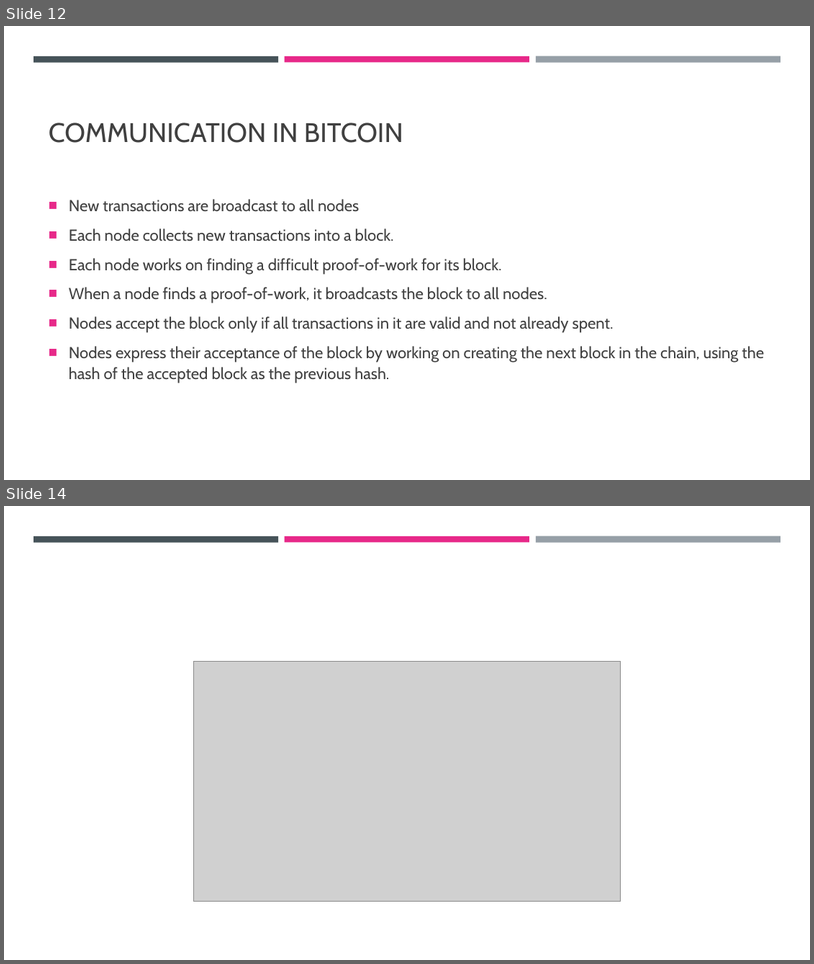
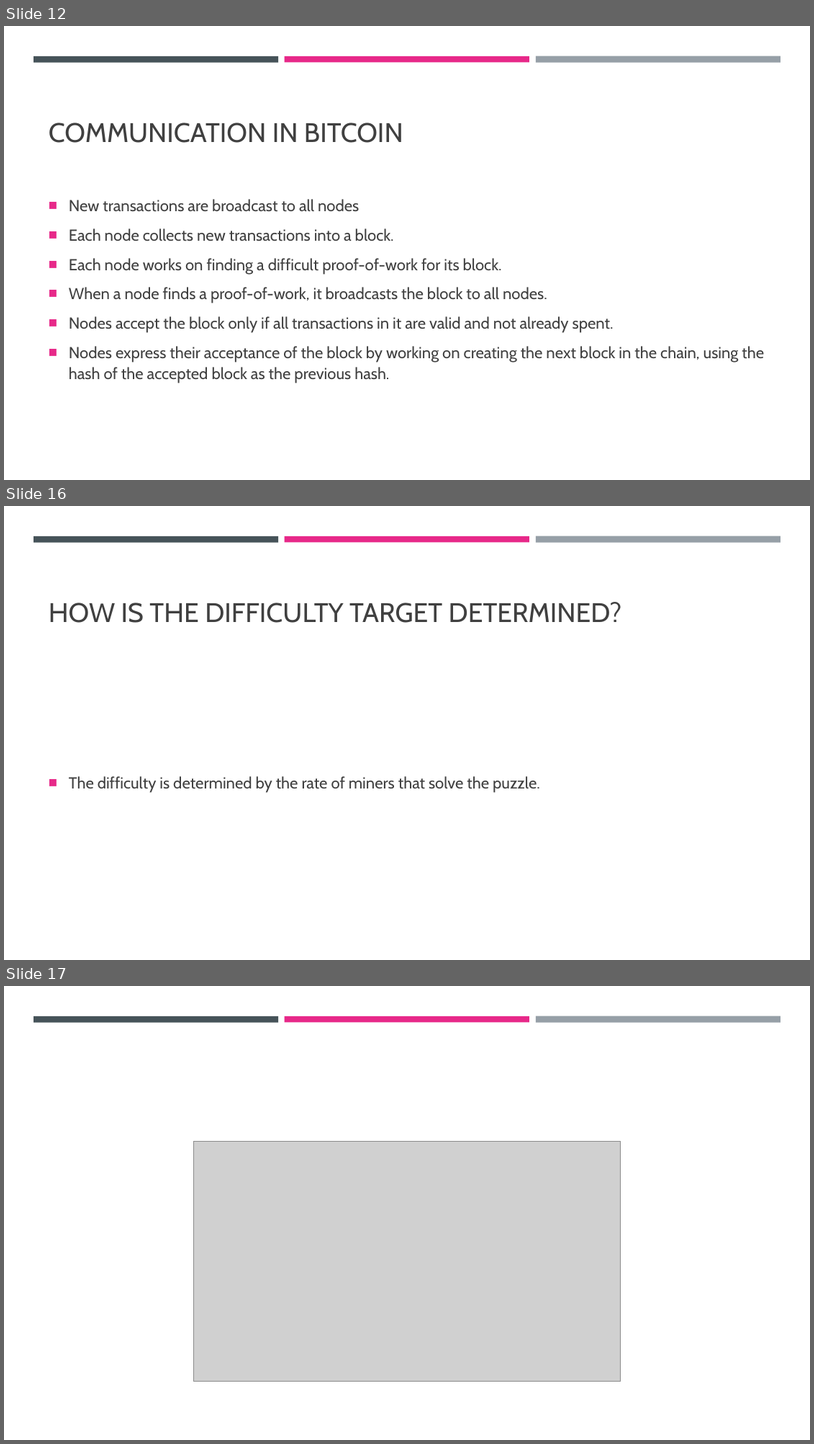
Before and after one commit to cyoni/bitcoin, a slide deck: bitcoin.pptx. Shown one above the other, each under a label of ours: slides 12 and 14 before the commit, slides 12, 16 and 17 after it; the slides between them are not shown. The pictures are 814x964 and 814x1444 pixels, drawn with LibreOffice and Linux fonts; fonts in the diff are those of the drawing; grey boxes stand for pictures. Boxes give left, top, right and bottom in pixels: in the first picture for what was removed or moved away, otherwise in the second. Text is boxed around its words. In the diff, an @@ line names an element or a change of style, - is before the commit and + after.

```diff
--- a/bitcoin.pptx
+++ b/bitcoin.pptx
@@ slide 16 added at (4,506,810,960), background #FFFFFF; not listed: 3 template elements that a slide beside it also shows @@
@@ title added at (49,602,622,623), 32 pt, text #404040 @@
+HOW IS THE DIFFICULTY TARGET DETERMINED?
@@ text added at (69,776,540,793), 19 pt, text #404040 @@
+■ The difficulty is determined by the rate of miners that solve the puzzle.
@@ what was slide 14 is now slide 17 @@
```
Also in this commit, not shown: 4 slides changed, 2 other slides added.
